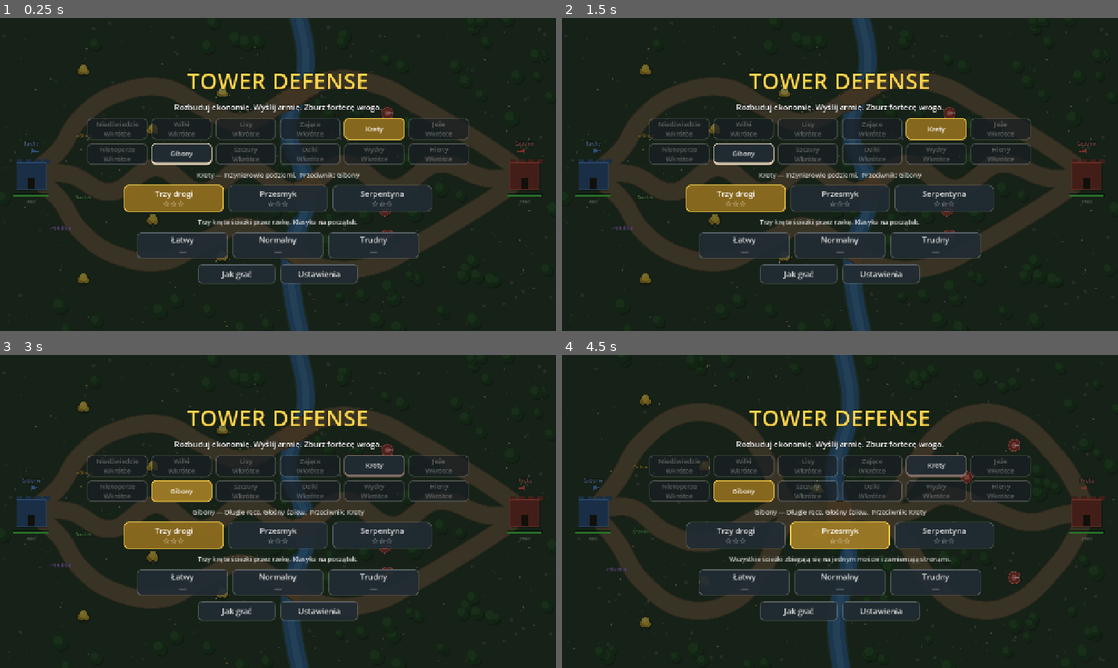
Above: before the commit, frames 1-4 (two rows, left to right).
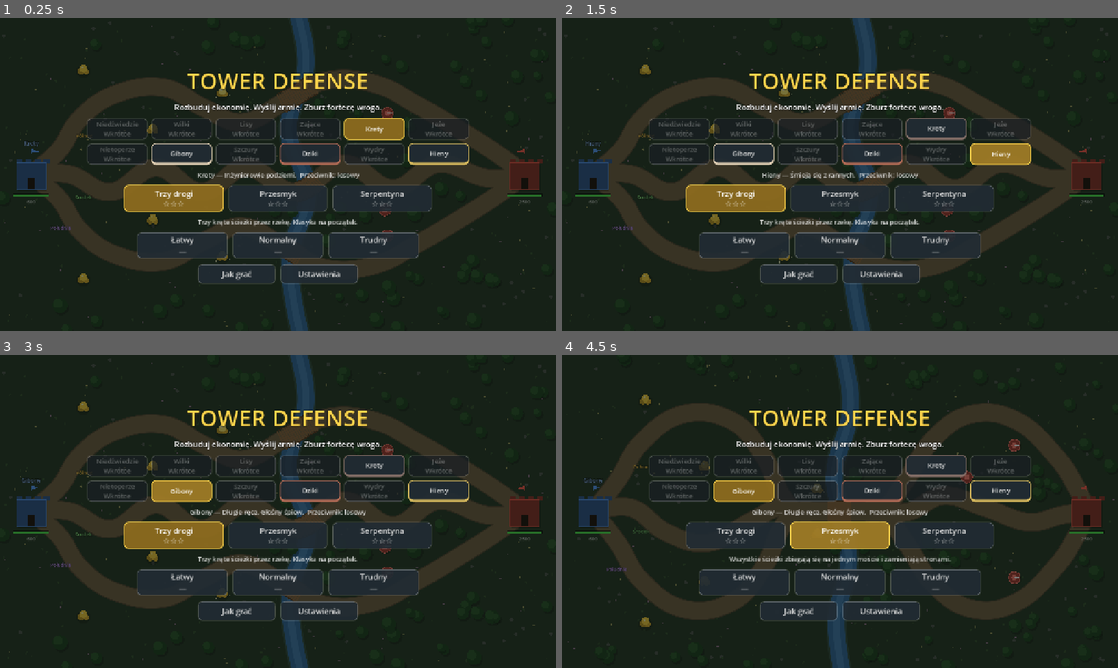
Above: after the commit, the same moments.

Repository: Ostrowin/TowerDefense
Game: Godot game, scene res://main.tscn
Same seed, same stepped clock (60 frames per second), same inputs: the game is played once before the commit and once after it.
Inputs (mouse positions are in pixels of both pictures, inside the frame that each line leads up to):
- Up to frame 1 (0.25 s): no input
- Up to frame 2 (1.5 s): click (873, 152) at 0.5 s, where only the run after the commit has a clickable "Dziki"; click (1001, 152) at 1.25 s, where only the run after the commit has a clickable "Hieny"
- Up to frame 3 (3 s): click "Krety" at 2 s; click "Gibony" at 2.75 s
- Up to frame 4 (4.5 s): click "Trzy drogi ☆☆☆" at 3.5 s; click "Przesmyk ☆☆☆" at 4.25 s

The runs differ from the first frame. In frame 1, 0.8% of the frame differs, in the area x 35-96%, y 39-52%; in frame 2, 2.2%, in the area x 4-96%, y 32-52%; in frame 3, 0.9%; in frame 4, 0.9%.

Commit message:
Random rival selection and commander/hero scope
Integrate commander/hero design and make opponent selection dynamic. Player opponent is now chosen at match start from other playable races; UI/banner/end-screen show the chosen rival. Added rival_index state and selection in main.gd, and updated base drawing, menu reset, and end summary to include the rival.

Data/API: mark boar and hyena playable and replace static Races.rival with Races.random_rival(race_index, rng). Tests and UI: ui_smoke_test updated to expect four playable races, menu text "Przeciwnik: losowy", and to verify rival_index is a valid different playable race and banner contains rival name.

Docs/design: add dowodcy-katalog.md, expand CLAUDE.md/DECISIONS (D23–D25), update TODO/README/ARCHITECTURE and dowodcy-ras.md with commander (hero) plans, new ability types, task breakdown, and regression/acceptance criteria.

Notes: remove enemy boss from this iteration (deferred); plan Hero as class extending Unit with a regression contract to preserve baseline bot_test behavior when played without a hero. Tests, perf notes, and implementation tasks updated accordingly.

Diff:
--- a/scripts/main.gd
+++ b/scripts/main.gd
@@ -84,7 +84,8 @@
 var state := State.MENU
 var overlay := ""  ## "" / "settings" / "help" — nakładka nad bieżącym stanem
 var level_index := 0
-var race_index := Races.first_playable()  ## rasa gracza (Races.ALL); przeciwnik = Races.rival
+var race_index := Races.first_playable()  ## rasa gracza (Races.ALL)
+var rival_index := -1  ## rasa przeciwnika — losowana przy starcie partii (-1 = jeszcze nie wybrana)
 var difficulty := 1
 var mode := ""  ## "" / klucz budynku z Cfg.BUILD_ORDER / "ab:<umiejętność>"
 var selected: Sim.Building = null
@@ -246,12 +247,17 @@
 	tutorial_step = -1 if Progress.tutorial_done() else 0
 	tutorial_timer = 0.0
 	camera_used = false
-	_banner("Przygotuj się!", "Pierwsza fala za %d s: %s" % [int(sim.wave_timer), sim.lane_names(sim.next_wave_lanes)])
+	var rnd := RandomNumberGenerator.new()
+	rnd.randomize()  # własny los — nie ruszamy rng sima
+	rival_index = Races.random_rival(race_index, rnd)
+	_banner("Przygotuj się!", "Przeciwnik: %s · pierwsza fala za %d s: %s" % [
+		Races.ALL[rival_index]["name"], int(sim.wave_timer), sim.lane_names(sim.next_wave_lanes)])
 
 
 func _show_menu() -> void:
 	state = State.MENU
 	overlay = ""
+	rival_index = -1
 	sim = Sim.new(difficulty, -1, level_index)
 	_make_terrain()
 	_clear_view_state()
@@ -403,7 +409,7 @@
 	over_title.add_theme_color_override("font_color", GOLD_COLOR if won else TEAM_COLORS[1])
 	var s := sim.stats
 	var lines := PackedStringArray([
-		"%s · %s · %s · czas %s · fala %d" % [Races.ALL[race_index]["name"], sim.level["name"], sim.difficulty["name"], _fmt_time(sim.elapsed), sim.wave],
+		"%s · przeciwnik: %s · %s · %s · czas %s · fala %d" % [Races.ALL[race_index]["name"], Races.ALL[rival_index]["name"], sim.level["name"], sim.difficulty["name"], _fmt_time(sim.elapsed), sim.wave],
 		"Zabici wrogowie: %d · wyprodukowane jednostki: %d · umiejętności: %d" % [s["kills"], s["units_made"], s["abilities_used"]],
 		"Zburzone wieże: %d · stracone budynki: %d · zarobione złoto: %d" % [s["towers_razed"], s["buildings_lost"], int(s["gold_earned"])],
 	])
@@ -1310,7 +1316,7 @@
 	for i in race_buttons.size():
 		race_buttons[i].button_pressed = i == race_index
 	var race: Dictionary = Races.ALL[race_index]
-	race_desc.text = "%s — %s  Przeciwnik: %s" % [race["name"], race["blurb"], Races.ALL[Races.rival(race_index)]["name"]]
+	race_desc.text = "%s — %s  Przeciwnik: losowy" % [race["name"], race["blurb"]]
 	for i in map_buttons.size():
 		var lv: Dictionary = Levels.ALL[i]
 		map_buttons[i].text = "%s\n%s" % [lv["name"], _stars_text(Progress.stars(lv["id"]))]
@@ -1788,9 +1794,11 @@
 	pen.line(pole, pole + Vector2(0, -30), Color(0.85, 0.85, 0.85), 2.0)
 	var flutter := sin(time * 4.0 + team) * 3.0
 	pen.polygon(PackedVector2Array([pole + Vector2(0, -30), pole + Vector2(22 * (1 - 2 * team), -24 + flutter), pole + Vector2(0, -18)]), c)
-	var race: String = Races.ALL[race_index if team == 0 else Races.rival(race_index)]["name"]
-	pen.text_outline(font, pole + Vector2(-70, -40), race, HORIZONTAL_ALIGNMENT_CENTER, 140, 16, 5, Color(0, 0, 0, 0.7))
-	pen.text(font, pole + Vector2(-70, -40), race, HORIZONTAL_ALIGNMENT_CENTER, 140, 16, c.lightened(0.35))
+	var race_i := race_index if team == 0 else rival_index
+	if race_i >= 0:  # przeciwnik nieznany w menu — losujemy go przy starcie
+		var race: String = Races.ALL[race_i]["name"]
+		pen.text_outline(font, pole + Vector2(-70, -40), race, HORIZONTAL_ALIGNMENT_CENTER, 140, 16, 5, Color(0, 0, 0, 0.7))
+		pen.text(font, pole + Vector2(-70, -40), race, HORIZONTAL_ALIGNMENT_CENTER, 140, 16, c.lightened(0.35))
 	if base_flash[team] > 0:
 		pen.rect(body, Color(1, 1, 1, base_flash[team] * 4.0))
 	var frac := sim.base_hp[team] / Cfg.BASE_HP[team]
--- a/scripts/races.gd
+++ b/scripts/races.gd
@@ -1,8 +1,8 @@
 class_name Races
 extends RefCounted
 ## Rasy (frakcje) wspólne dla gier z tego samego świata — id i kolory jak w pozostałych grach.
-## Na razie to tożsamość: nazwa, kolor i hasło w menu oraz kto z kim walczy — bez wpływu na
-## statystyki. Grywalne mają `playable`; reszta widnieje w menu jako „Wkrótce".
+## Na razie to tożsamość: nazwa, kolor i hasło w menu — bez wpływu na statystyki. Grywalne mają
+## `playable`; reszta widnieje w menu jako „Wkrótce". Przeciwnik gracza to losowa inna grywalna rasa.
 ##
 ## Klucze rasy:
 ##   id        — stały identyfikator (wspólny z innymi grami)
@@ -22,9 +22,9 @@
 	# gibony zastąpiły goryle (2026-09-25)
 	{"id": "gibbon", "name": "Gibony", "color": Color("#d9c29c"), "blurb": "Długie ręce. Głośny śpiew.", "playable": true},
 	{"id": "rat", "name": "Szczury", "color": Color("#b6d94c"), "blurb": "Choroba na czterech łapach.", "playable": false},
-	{"id": "boar", "name": "Dziki", "color": Color("#9c3b1e"), "blurb": "Pełen gaz. Bez hamulców.", "playable": false},
+	{"id": "boar", "name": "Dziki", "color": Color("#9c3b1e"), "blurb": "Pełen gaz. Bez hamulców.", "playable": true},
 	{"id": "otter", "name": "Wydry", "color": Color("#3fa7a0"), "blurb": "Trzymają drużynę przy życiu.", "playable": false},
-	{"id": "hyena", "name": "Hieny", "color": Color("#c9a227"), "blurb": "Śmieją się z rannych.", "playable": false},
+	{"id": "hyena", "name": "Hieny", "color": Color("#c9a227"), "blurb": "Śmieją się z rannych.", "playable": true},
 ]
 
 
@@ -35,10 +35,10 @@
 	return 0
 
 
-## Przeciwnik rasy: pierwsza inna grywalna. Póki grywalne są dwie, to para Krety ↔ Gibony;
-## przy kolejnych rasach przeciwnika wybierze gracz albo los.
-static func rival(index: int) -> int:
+## Przeciwnik gracza: losowo jedna z pozostałych grywalnych ras (losowana przy starcie partii).
+static func random_rival(index: int, rng: RandomNumberGenerator) -> int:
+	var others: Array[int] = []
 	for i in ALL.size():
 		if i != index and ALL[i]["playable"]:
-			return i
-	return index
+			others.append(i)
+	return index if others.is_empty() else others[rng.randi_range(0, others.size() - 1)]
--- a/tests/ui_smoke_test.gd
+++ b/tests/ui_smoke_test.gd
@@ -45,17 +45,20 @@
 			_check(main.state == main.State.MENU, "start w menu")
 			_check(main.menu_layer.visible, "menu widoczne")
 			var playable: Array = main.race_buttons.filter(func(b: Button) -> bool: return not b.disabled)
-			_check(main.race_buttons.size() == 12 and playable.size() == 2, "12 ras w menu, grywalne dwie")
+			_check(main.race_buttons.size() == 12 and playable.size() == 4, "12 ras w menu, grywalne cztery")
 			main.race_buttons[0].emit_signal("pressed")  # niedźwiedzie — „Wkrótce"
 			_check(Races.ALL[main.race_index]["id"] == "mole", "zablokowanej rasy nie da się wybrać")
 			main.race_buttons[Races.ALL.find_custom(func(r: Dictionary) -> bool: return r["id"] == "gibbon")].emit_signal("pressed")
 			main.map_buttons[2].emit_signal("pressed")
 		3:
 			_check(Races.ALL[main.race_index]["id"] == "gibbon", "wybór rasy w menu")
-			_check(main.race_desc.text.contains("Przeciwnik: Krety"), "menu pokazuje przeciwnika")
+			_check(main.race_desc.text.contains("Przeciwnik: losowy"), "menu zapowiada losowego przeciwnika")
 			_check(main.level_index == 2 and sim.level["id"] == "serpentyna", "wybór mapy w menu")
 			main.diff_buttons[1].emit_signal("pressed")
 		4:
+			var rival: int = main.rival_index
+			_check(rival >= 0 and rival != main.race_index and Races.ALL[rival]["playable"], "przeciwnik wylosowany spośród innych grywalnych ras")
+			_check(main.banner_sub.begins_with("Przeciwnik: %s" % Races.ALL[maxi(rival, 0)]["name"]), "baner startu podaje przeciwnika")
 			_check(main.state == main.State.PLAY and sim.difficulty["name"] == "Normalny", "trudność startuje grę")
 			_check(main.tutorial_step == 0 and main.tutorial_panel.visible, "samouczek przy pierwszej grze")
 			main.speed_mult = 3
Not shown, changed: ARCHITECTURE.md
Not shown, changed: CLAUDE.md
Not shown, changed: DECISIONS.md
Not shown, changed: README.md
Not shown, changed: TODO.md
Not shown, added: docs/designs/dowodcy-katalog.md
Not shown, changed: docs/designs/dowodcy-ras.md
